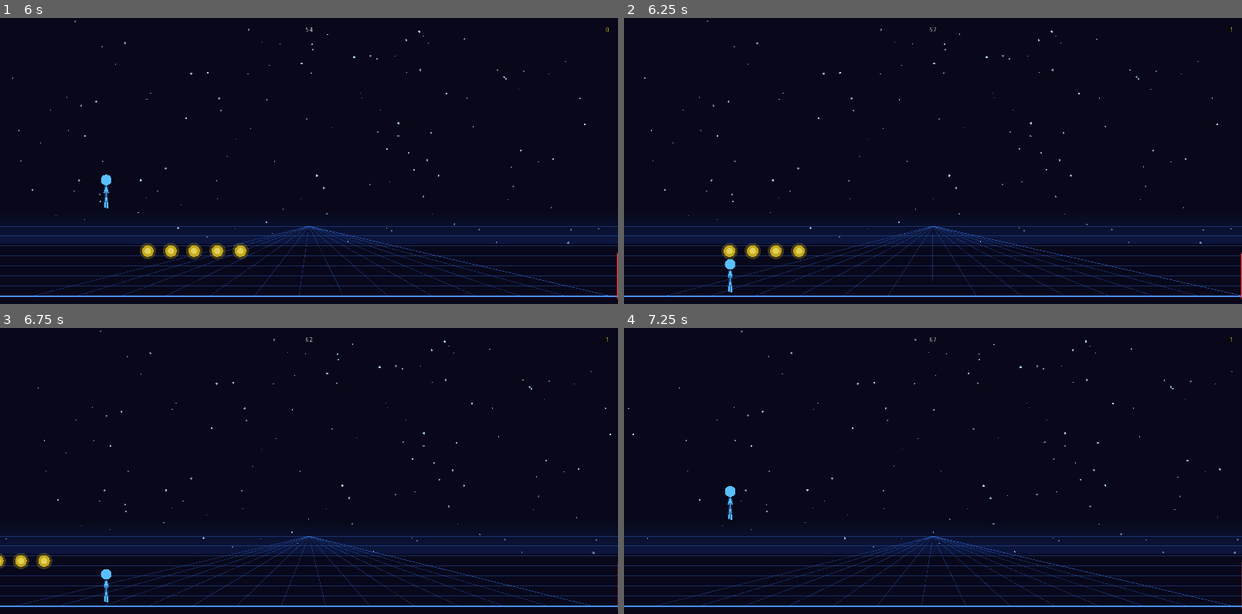
Above: before the commit, frames 1-4 (two rows, left to right).
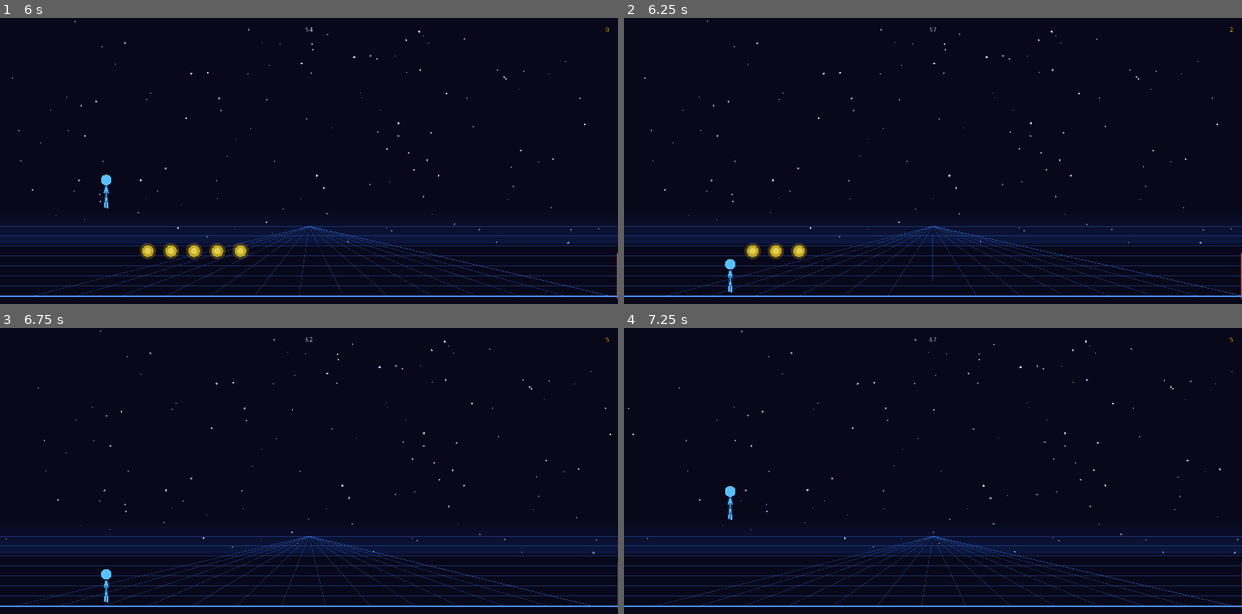
Above: after the commit, the same moments.

Repository: Charles2339/Gone-Game
Game: Godot game, scene res://scenes/Main.tscn
The game is run twice, just before and just after one commit, with the same random seed, the same clock (stepped at 60 frames per second) and the same inputs.
Inputs (mouse positions are in pixels of both pictures, inside the frame that each line leads up to):
- Up to frame 1 (6 s): tap Enter at 0.5, 0.6, 1.35, 2.1, 2.85, 3.6, 4.35, 5.1, 5.85 s; move the mouse to (444, 175) at 0.52 s; hold Up 0.53-2.03 s; click (444, 175) at 0.67 s; tap Space at 0.77, 1.52, 3.02, 3.77, 4.52 s; move the mouse to (185, 209) at 1.27 s; move the mouse to (370, 115) at 2.02 s; hold Down 2.03-2.78 s; move the mouse to (278, 261) at 2.77 s; hold Up 2.78-4.28 s; click (278, 261) at 2.92 s; move the mouse to (494, 243) at 3.52 s; move the mouse to (123, 138) at 4.27 s; hold Down 4.28-5.03 s; move the mouse to (339, 192) at 5.02 s; hold Up 5.03-5.78 s; click (339, 192) at 5.17 s; move the mouse to (216, 103) at 5.77 s; hold Down from 5.78 s (still down)
- Up to frame 2 (6.25 s): keep holding Down; tap Space at 6.02 s
- Up to frame 3 (6.75 s): keep holding Down; move the mouse to (444, 485) at 6.52 s; tap Enter at 6.6 s
- Up to frame 4 (7.25 s): keep holding Down; tap Space at 6.77 s

Frame 1 is identical in both runs. In frame 2, 0.1% of the frame differs, in the area x 15-99%, y 3-85%; in frame 3, 0.3%, in the area x 0-99%, y 3-85%; in frame 4, less than 0.1%.

Commit message:
gameplay overhaul: physics death, animations, ragdoll, parallax city, coins, bg fix

Diff:
--- a/scenes/Coin.tscn
+++ b/scenes/Coin.tscn
@@ -3,7 +3,7 @@
 [ext_resource path="res://scripts/Coin.gd" type="Script" id=1]
 
 [sub_resource type="CircleShape2D" id=2]
-radius = 14.0
+radius = 22.0
 
 [node name="Coin" type="Area2D"]
 script = ExtResource( 1 )
